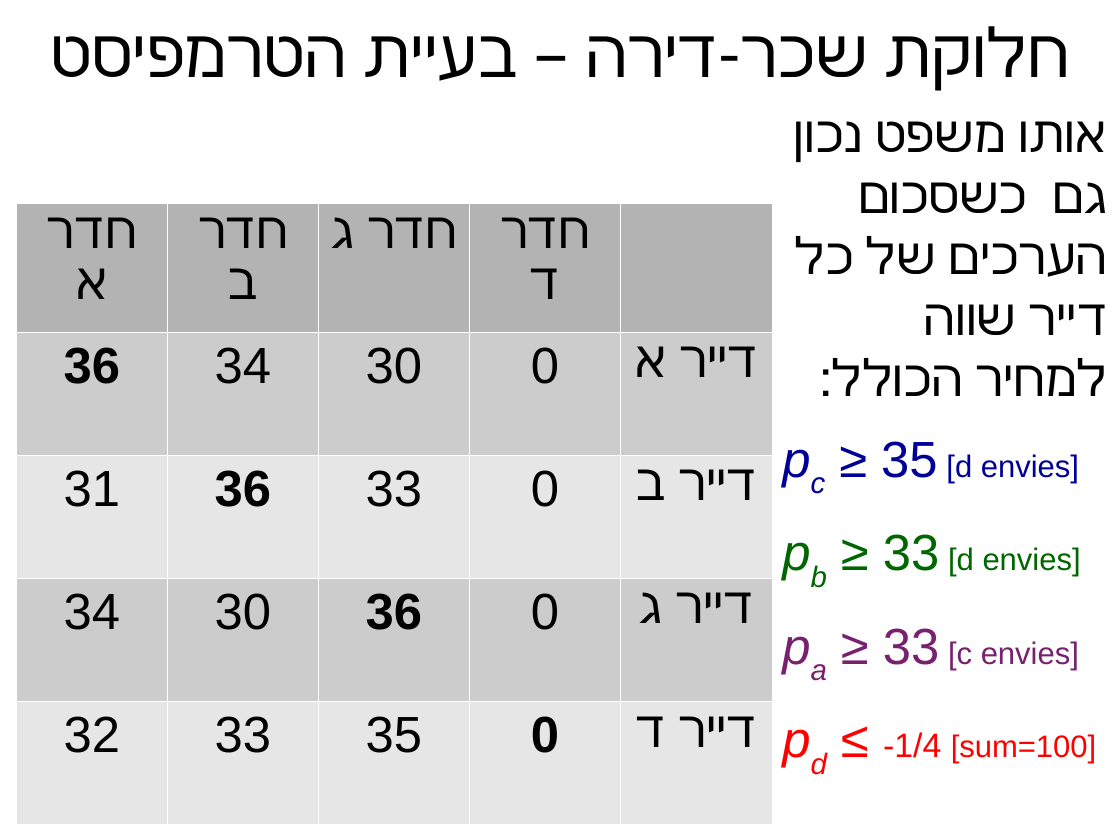
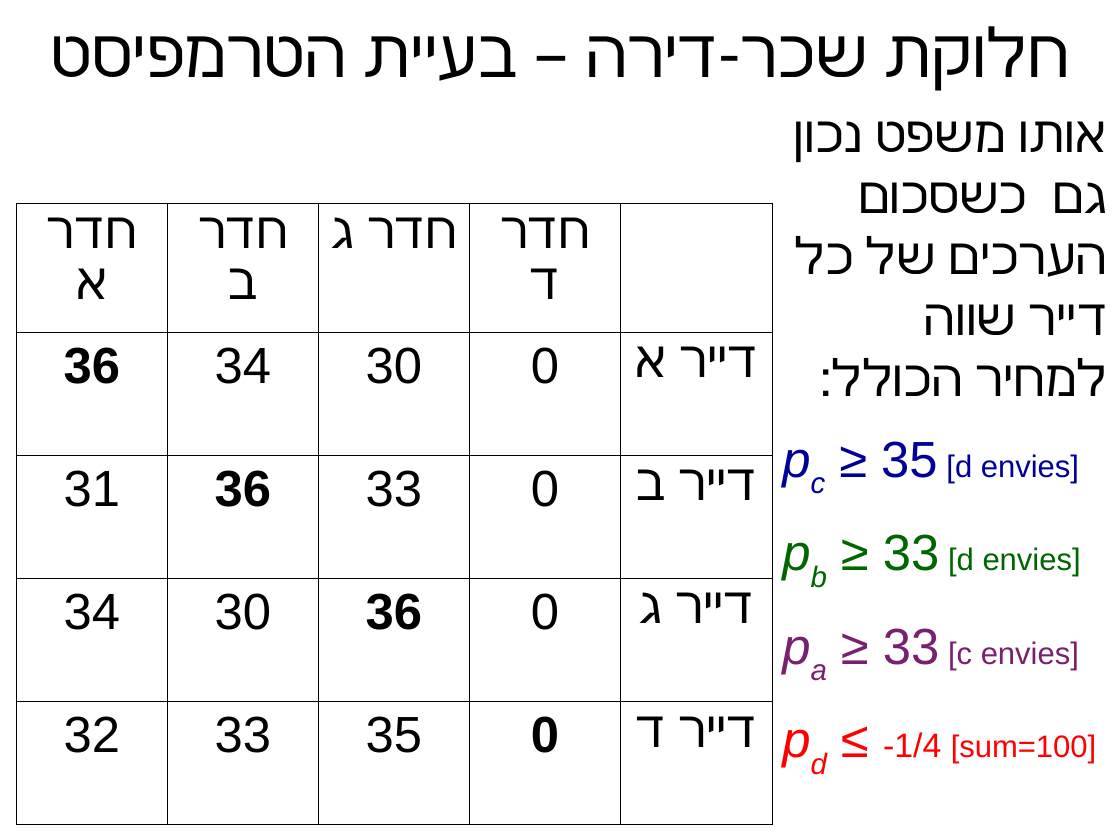
Before and after one commit to erelsgl-at-ariel/algorithms-5780, a slide deck: slide 20 of 03-rental-harmony/slides-2-cardinal.odp (slide 18 before the commit). Drawn at 1120x840 pixels with LibreOffice and Linux fonts; fonts in the diff are those of the drawing. Boxes give left, top, right and bottom in pixels: in the first picture for what was removed or moved away, otherwise in the second. Text is boxed around its words. In the diff, an @@ line names an element or a change of style, - is before the commit and + after.

```diff
--- a/03-rental-harmony/slides-2-cardinal.odp
+++ b/03-rental-harmony/slides-2-cardinal.odp
@@ table at <box>16,203,773,824</box> @@
@@ fill #B3B3B3 to none in 4 cells @@
@@ fill #CCCCCC to none in 10 cells @@
@@ fill #E6E6E6 to none in 10 cells @@
@@ borders changed @@
```
Also in this commit, not shown: 10 other slides changed, 3 slides added, 1 slide removed, 30 other files.
